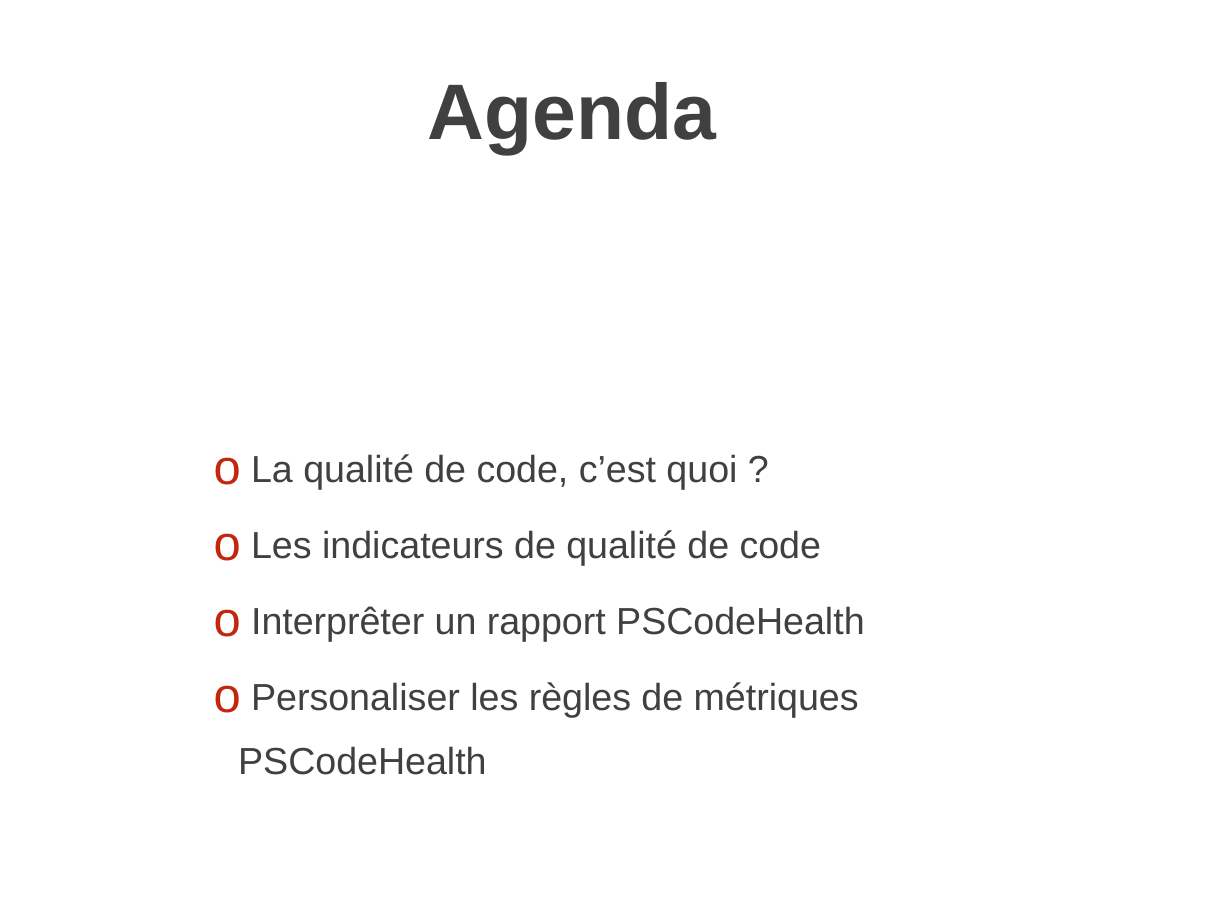
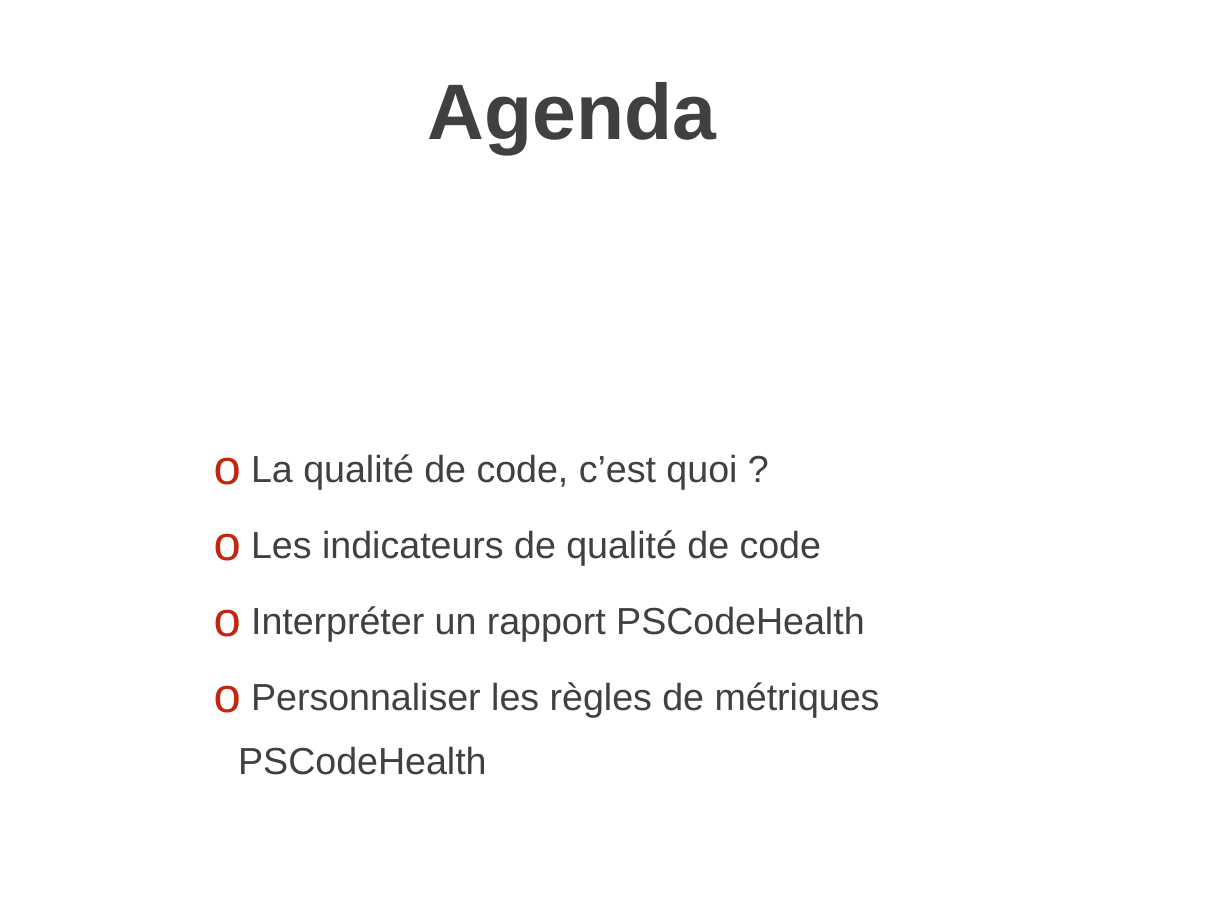
Before and after one commit to MathieuBuisson/FrPSUG-PSCodeHealth, a slide deck: slide 2 of Qualite de code et PSCodeHealth.pptx. Drawn at 1232x924 pixels with LibreOffice and Linux fonts; fonts in the diff are those of the drawing; background and template pictures are left out. Boxes give left, top, right and bottom in pixels: in the first picture for what was removed or moved away, otherwise in the second. Text is boxed around its words. In the diff, an @@ line names an element or a change of style, - is before the commit and + after.

```diff
--- a/Qualite de code et PSCodeHealth.pptx
+++ b/Qualite de code et PSCodeHealth.pptx
@@ text at box(238, 606, 880, 775): text changed @@
-o Interprêter un rapport PSCodeHealth
-o Personaliser les règles de métriques PSCodeHealth
+o Interpréter un rapport PSCodeHealth
+o Personnaliser les règles de métriques PSCodeHealth
```
Also in this commit, not shown: 2 other slides changed, 3 slides added, 4 other files.
